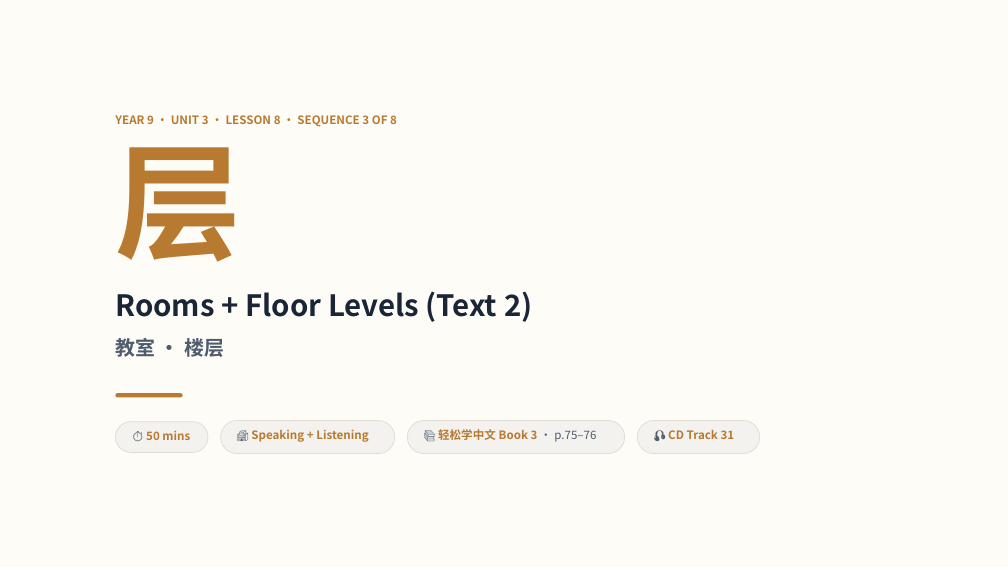
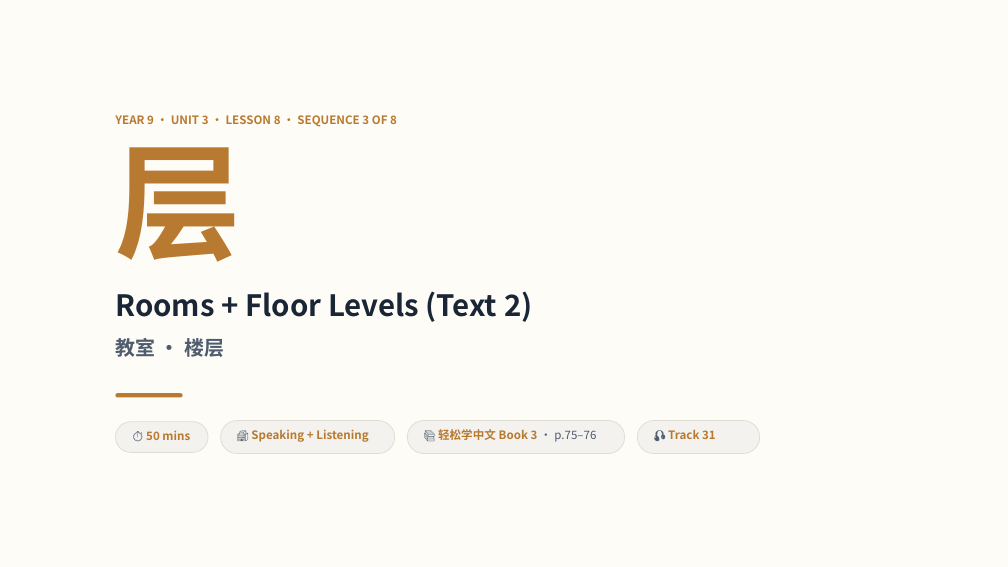
Before and after one commit to luojiahai/deck, a slide deck: slide 1 of index/designs/y9-l8/l3-rooms-floors/l3-rooms-floors.pptx. Drawn at 1008x567 pixels with LibreOffice and Linux fonts; fonts in the diff are those of the drawing. Boxes give left, top, right and bottom in pixels: in the first picture for what was removed or moved away, otherwise in the second. Text is boxed around its words. In the diff, an @@ line names an element or a change of style, - is before the commit and + after.

```diff
--- a/index/designs/y9-l8/l3-rooms-floors/l3-rooms-floors.pptx
+++ b/index/designs/y9-l8/l3-rooms-floors/l3-rooms-floors.pptx
@@ text at <box>668,429,716,439</box>: text changed @@
-🎧 CD Track 31
+🎧 Track 31
```
Also in this commit, not shown: 2 other slides changed, 10 other files.
